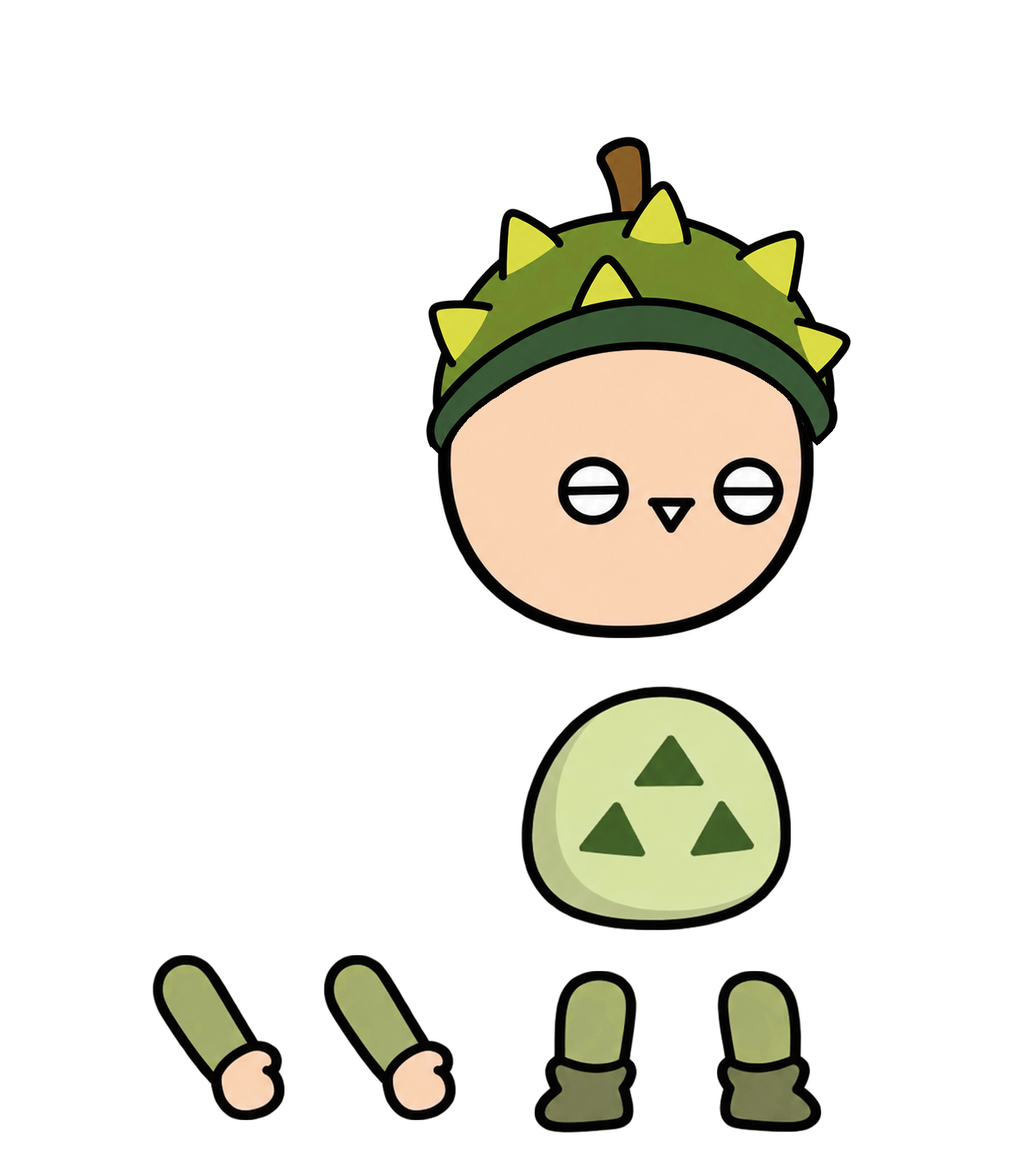
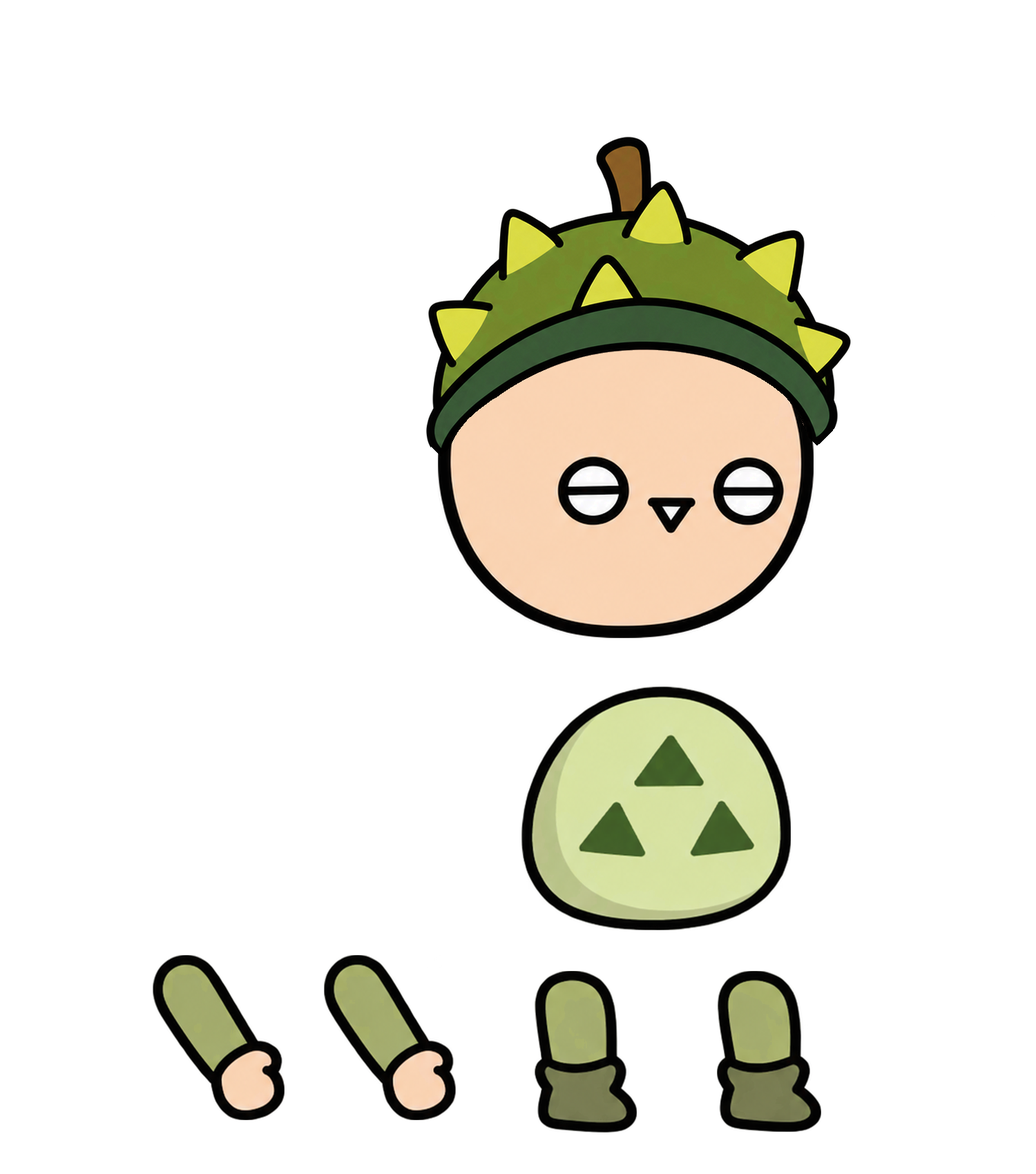
Layers edited between the first and the second (1036, 1174) image:
painted on "다리1" over left=534, top=970, right=637, bottom=1133
